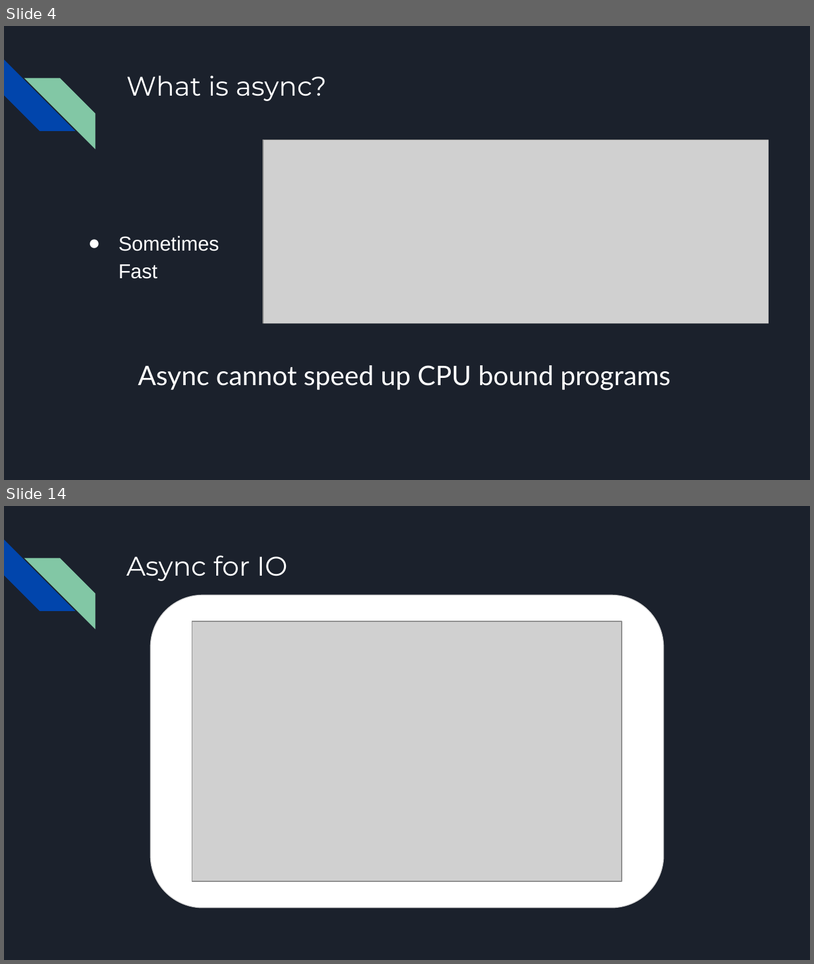
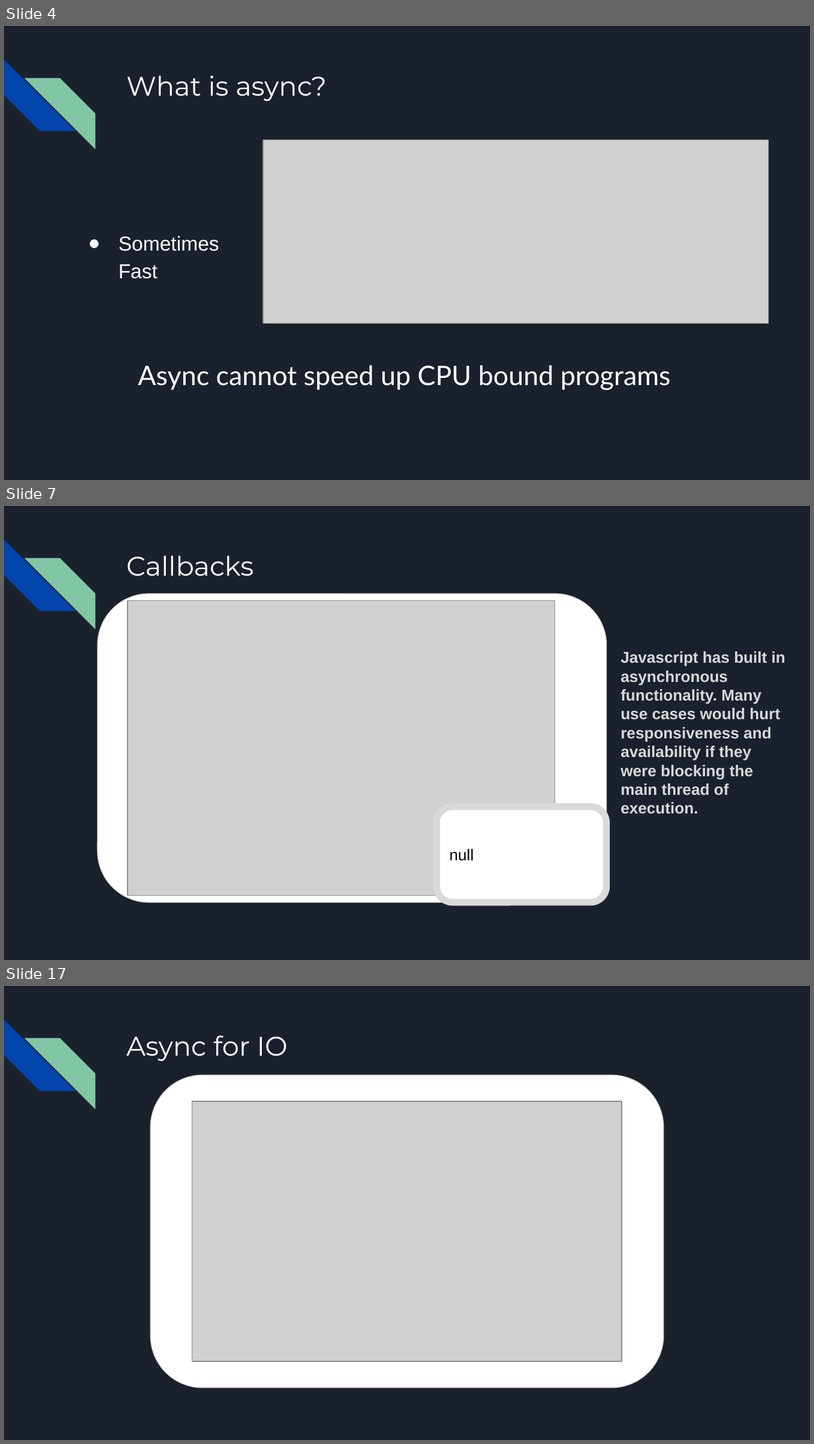
Before and after one commit to tylerjohnhaden/AsyncPresentation, a slide deck: AsyncPresentation.pptx. Shown one above the other, each under a label of ours: slides 4 and 14 before the commit, slides 4, 7 and 17 after it; the slides between them are not shown. The pictures are 814x964 and 814x1444 pixels, drawn with LibreOffice and Linux fonts; fonts in the diff are those of the drawing; grey boxes stand for pictures. Boxes give left, top, right and bottom in pixels: in the first picture for what was removed or moved away, otherwise in the second. Text is boxed around its words. In the diff, an @@ line names an element or a change of style, - is before the commit and + after.

```diff
--- a/AsyncPresentation.pptx
+++ b/AsyncPresentation.pptx
@@ slide 7 added at (4, 506, 810, 960), background #1B212C; not listed: 2 template elements that a slide beside it also shows @@
@@ title added at (126, 555, 254, 576), 24 pt, text #FFFFFF @@
+Callbacks
@@ rounded rectangle added at (98, 594, 606, 902), fill #FFFFFF, outline #D9D9D9 0.75 pt @@
@@ picture added at (128, 600, 555, 895) @@
@@ text added at (621, 651, 786, 814), 14 pt, text #D9D9D9, bold @@
+Javascript has built in asynchronous functionality. Many use cases would hurt responsiveness and availability if they were blocking the main thread of execution.
@@ rounded rectangle added at (437, 806, 607, 902), fill #FFFFFF, outline #D9D9D9 6 pt, 14 pt, text #000000 @@
+null
@@ what was slide 14 is now slide 17 @@
```
Also in this commit, not shown: 3 slides changed, 13 other slides added, 10 slides removed.
